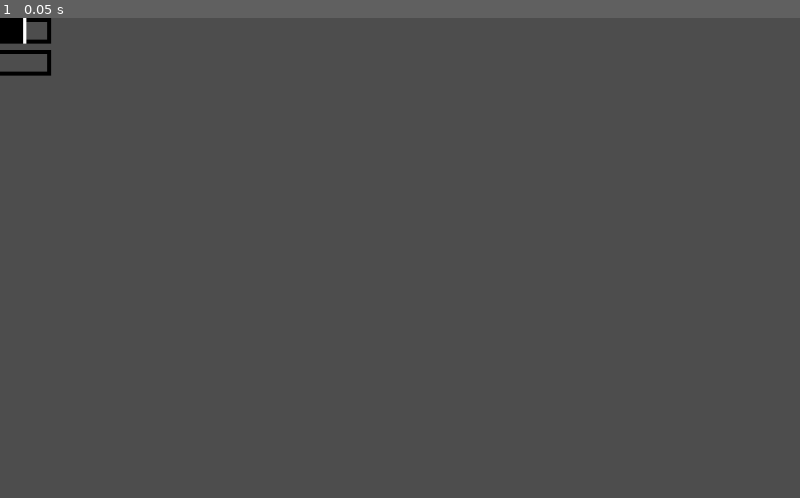
Above: before the commit, frame 1.
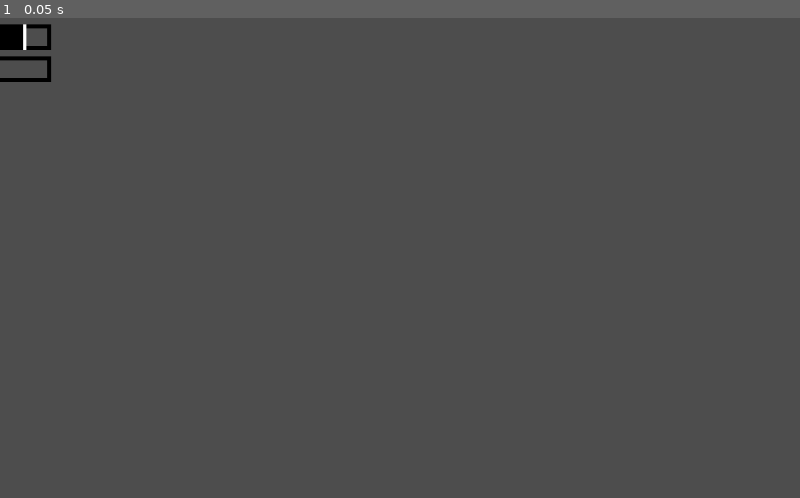
Above: after the commit, the same moment.

Repository: MelPeslier/Florist-King-Protected
Game: Godot game, scene res://flowers/sunflower/sunflower.tscn
Two runs of this game, one before a commit and one after it. Both use one fixed random seed, a clock stepped at 60 frames per second and the inputs below. This scene is started directly instead of the project's main scene.
Inputs:
- Up to frame 1 (0.05 s): no input

The runs differ from the first frame. In frame 1, 0.4% of the frame differs, in the area x 0-7%, y 0-14%.

Commit message:
reset gauges; + check system; + start keith flower

Diff:
--- a/commons/gauge/happiness_gauge.tscn
+++ b/commons/gauge/happiness_gauge.tscn
@@ -11,9 +11,5 @@
 offset_left = -64.0
 offset_right = 64.0
 offset_bottom = 32.0
-min_value = 0.5
-max_value = 1.5
-step = 0.001
-value = 0.5
 texture_over = ExtResource("2_1bj52")
 texture_progress = ExtResource("3_g2cik")
--- a/commons/gauge/water_gauge.gd
+++ b/commons/gauge/water_gauge.gd
@@ -11,7 +11,7 @@
 	tex.value = flower.water
 	tex.step = 0.01
 
-	# Limits : To put the tresholds at ther right place : 128 is size of the Gauge Sprite
+	# Limits : To put the tresholds at ther right place : -10 because it wasn't perfectly in place
 	var sprite_width = tex.texture_over.get_width() -10
 	$LowLimit.position.x = flower.min_perfect_water * sprite_width / flower.max_water - sprite_width / 2
 	$HighLimit.position.x = flower.max_perfect_water * sprite_width / flower.max_water - sprite_width / 2
--- a/commons/gauge/water_gauge.tscn
+++ b/commons/gauge/water_gauge.tscn
@@ -12,8 +12,6 @@
 offset_left = -64.0
 offset_right = 64.0
 offset_bottom = 32.0
-step = 0.1
-value = 61.0
 texture_over = ExtResource("2_7fjse")
 texture_progress = ExtResource("3_4c07g")
 
--- a/commons/table/table.gd
+++ b/commons/table/table.gd
@@ -24,3 +24,12 @@
 			return true
 
 	return false # If it's all full
+
+
+func check(potName :String) -> Array:
+	var flowerNames := []
+	for pot in get_children():
+		if pot.name != potName and pot.get_child_count() == 1:
+			flowerNames.push_back(pot.get_child(0).name)
+
+	return flowerNames
--- /dev/null
+++ b/flowers/keith/keith.gd
@@ -0,0 +1,11 @@
+extends SharedWaterSystem
+
+
+# Called when the node enters the scene tree for the first time.
+func _ready():
+	pass # Replace with function body.
+
+
+# Called every frame. 'delta' is the elapsed time since the previous frame.
+func _process(delta):
+	pass
--- /dev/null
+++ b/flowers/keith/keith.tscn
@@ -0,0 +1,20 @@
+[gd_scene load_steps=5 format=3 uid="uid://cy7thd8w866r3"]
+
+[ext_resource type="Script" path="res://flowers/keith/keith.gd" id="1_hgoga"]
+[ext_resource type="Texture2D" uid="uid://da2x082ug4e5r" path="res://flowers/keith/sprite/keith_tmp.jpg" id="1_lygfw"]
+[ext_resource type="PackedScene" uid="uid://7tikciratgn8" path="res://commons/gauge/happiness_gauge.tscn" id="2_m10nn"]
+[ext_resource type="PackedScene" uid="uid://br80202nxcfcv" path="res://commons/gauge/water_gauge.tscn" id="3_uo36h"]
+
+[node name="Keith" type="Node2D"]
+script = ExtResource("1_hgoga")
+
+[node name="Sprite2D" type="Sprite2D" parent="."]
+position = Vector2(-1, -48)
+scale = Vector2(0.470588, 0.470588)
+texture = ExtResource("1_lygfw")
+
+[node name="HappinessGauge" parent="." instance=ExtResource("2_m10nn")]
+position = Vector2(-1, 48)
+
+[node name="WaterGauge" parent="." instance=ExtResource("3_uo36h")]
+position = Vector2(-1, 8)
--- a/flowers/sunflower/sunflower.tscn
+++ b/flowers/sunflower/sunflower.tscn
@@ -5,7 +5,7 @@
 [ext_resource type="PackedScene" uid="uid://br80202nxcfcv" path="res://commons/gauge/water_gauge.tscn" id="3_tdb8n"]
 [ext_resource type="PackedScene" uid="uid://7tikciratgn8" path="res://commons/gauge/happiness_gauge.tscn" id="4_oiagj"]
 
-[node name="sunflower" type="Node2D" node_paths=PackedStringArray("sprite")]
+[node name="Sunflower" type="Node2D" node_paths=PackedStringArray("sprite")]
 script = ExtResource("1_naqm4")
 water = 75.0
 min_perfect_water = 25.0
@@ -20,8 +20,9 @@
 texture = ExtResource("2_qeco8")
 
 [node name="WaterGauge" parent="." node_paths=PackedStringArray("flower") instance=ExtResource("3_tdb8n")]
+position = Vector2(0, 8)
 flower = NodePath("..")
 
 [node name="HappinessGauge" parent="." node_paths=PackedStringArray("flower") instance=ExtResource("4_oiagj")]
-position = Vector2(0, 40)
+position = Vector2(0, 48)
 flower = NodePath("..")
--- a/shop/Manager.gd
+++ b/shop/Manager.gd
@@ -6,13 +6,12 @@
 	var pot_rooms :Array = get_tree().get_nodes_in_group("PotRoom")
 
 	for room in pot_rooms:
-		if room is Node2D:
-			var pots := []
-			for table in room.get_children():
-				if table is Node2D and table.name == "Table":
-					for pot in table.get_children():
-						if pot is Marker2D and pot.name.begins_with("Pot"):
-							pots.push_back(pot)
+		var pots := []
+		for table in room.get_children():
+			if table.name == "Table":
+				for pot in table.get_children():
+					if pot.name.begins_with("Pot"):
+						pots.push_back(pot)
 			rooms.push_back(pots)
 	print(rooms)
 
